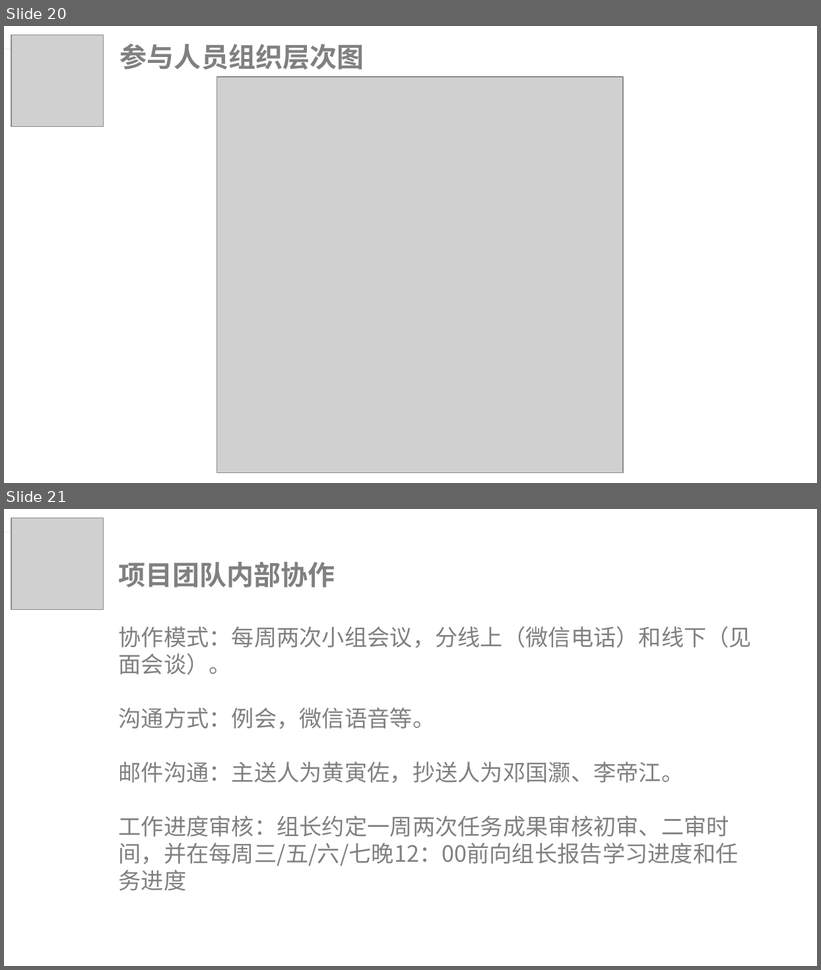
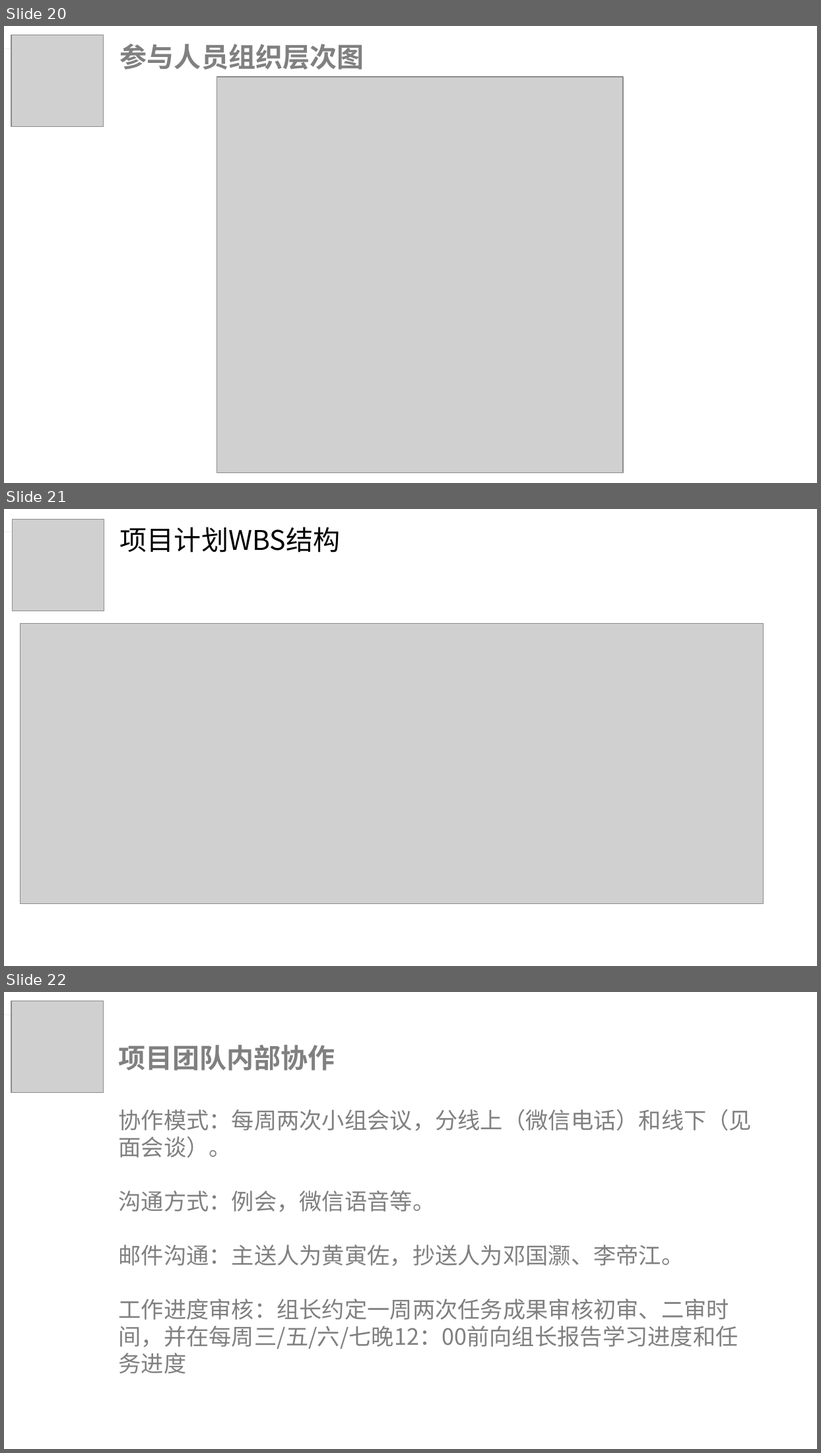
Before and after one commit to lorenzoyoung/ZUCC-Lazy-Bone, a slide deck: 评审PPT/项目计划/ZUCCLazyBone项目计划.pptx. Shown one above the other, each under a label of ours: slides 20 and 21 before the commit, slides 20, 21 and 22 after it. The pictures are 821x970 and 821x1453 pixels, drawn with LibreOffice and Linux fonts; fonts in the diff are those of the drawing; grey boxes stand for pictures. Boxes give left, top, right and bottom in pixels: in the first picture for what was removed or moved away, otherwise in the second. Text is boxed around its words. In the diff, an @@ line names an element or a change of style, - is before the commit and + after.

Commit message:
update 0321
计划书 计划PPT 目录改动 可行性报告

```diff
--- a/评审PPT/项目计划/ZUCCLazyBone项目计划.pptx
+++ b/评审PPT/项目计划/ZUCCLazyBone项目计划.pptx
@@ slide 21 added at [4,509,817,966], background #FFFFFF; not listed: 2 template elements that a slide beside it also shows @@
@@ picture added at [12,520,104,611] @@
@@ text added at [120,527,340,553], 24 pt, text #000000 @@
+项目计划WBS结构
@@ rectangle added at [4,531,141,576], fill #FFFFFF @@
@@ picture added at [20,624,764,904] @@
@@ what was slide 21 is now slide 22 @@
```
Also in this commit, not shown: 7 slides changed, 15 other files.
